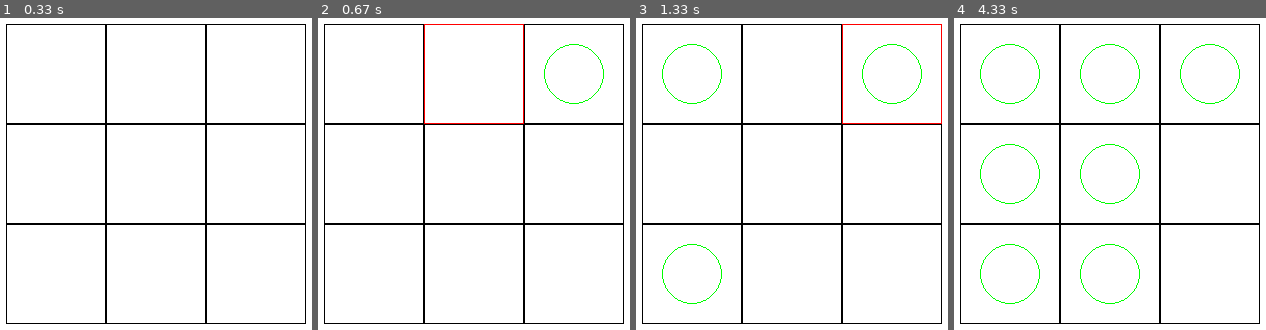
Above: before the commit, frames 1-4 (left to right).
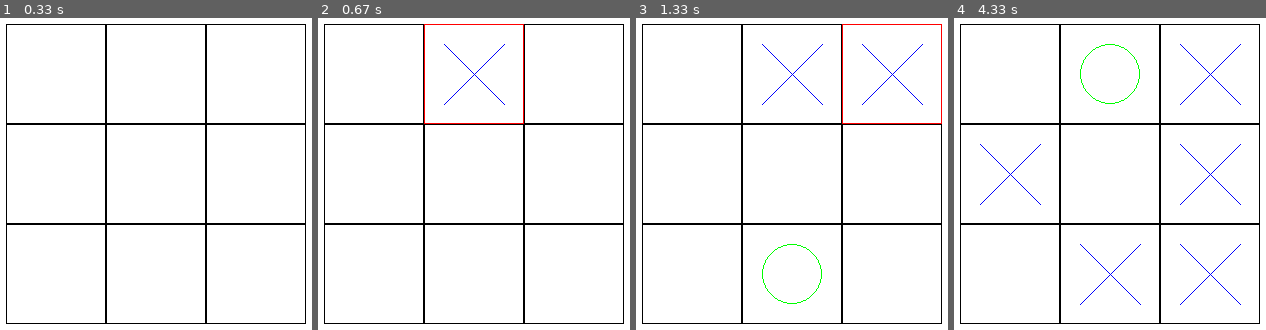
Above: after the commit, the same moments.

Repository: 01010101-coder/tic-tac-toe_pygame
Game: pygame game, started from main.py
Two runs of this game, one before a commit and one after it. Both use one fixed random seed, a clock stepped at 60 frames per second and the inputs below.
Inputs (mouse positions are in pixels of both pictures, inside the frame that each line leads up to):
- Up to frame 1 (0.33 s): no input
- Up to frame 2 (0.67 s): press the mouse at (573, 74) at 0.37 s; move the mouse to (511, 55) at 0.47 s; release the mouse at (452, 36) at 0.6 s
- Up to frame 3 (1.33 s): press the mouse at (692, 74) at 0.7 s; move the mouse to (760, 177) at 0.8 s; release the mouse at (829, 280) at 0.93 s; press the mouse at (692, 273) at 1.03 s; move the mouse to (779, 186) at 1.13 s; release the mouse at (870, 102) at 1.27 s
- Up to frame 4 (4.33 s): press the mouse at (1010, 174) at 1.37 s; move the mouse to (1053, 264) at 1.47 s; release the mouse at (outside the picture) at 1.6 s; press the mouse at (1110, 74) at 1.7 s; move the mouse to (1106, 158) at 1.8 s; release the mouse at (1103, 242) at 1.93 s; press the mouse at (1010, 74) at 2.03 s; move the mouse to (1128, 214) at 2.13 s; release the mouse at (outside the picture) at 2.27 s; press the mouse at (1010, 74) at 2.37 s; move the mouse to (1122, 102) at 2.47 s; release the mouse at (1234, 130) at 2.6 s; press the mouse at (1010, 273) at 2.7 s; move the mouse to (1085, 186) at 2.8 s; release the mouse at (1156, 102) at 2.93 s; press the mouse at (1010, 74) at 3.03 s; move the mouse to (985, 127) at 3.13 s; release the mouse at (960, 177) at 3.27 s; press the mouse at (1110, 273) at 3.37 s; move the mouse to (1069, 301) at 3.47 s; release the mouse at (outside the picture) at 3.6 s; press the mouse at (1110, 273) at 3.7 s; move the mouse to (1138, 261) at 3.8 s; release the mouse at (1169, 245) at 3.93 s; press the mouse at (1110, 174) at 4.03 s; move the mouse to (1041, 92) at 4.13 s; release the mouse at (outside the picture) at 4.27 s

Frame 1 is identical in both runs. In frame 2, 0.3% of the frame differs, in the area x 40-92%, y 8-28%; in frame 3, 0.9%; in frame 4, 1.6%, in the area x 8-92%, y 8-92%.

Commit message:
players turns

Diff:
--- a/classes.py
+++ b/classes.py
@@ -15,6 +15,12 @@
         pygame.draw.rect(screen, self.color, pygame.Rect(self.x, self.y, self.height, self.width), 1)
         if self.condition == 1:
             pygame.draw.circle(screen, (0, 255, 0), ( self.x + round(self.width/2), self.y + round(self.height/2)), 30, 1)
+        if self.condition == 2:
+            pygame.draw.line(screen, (0, 0, 255), [self.x+20, self.y+20],
+                             [self.x+self.width-20, self.y+self.height-20], 1)
+
+            pygame.draw.line(screen, (0, 0, 255), [self.x + self.width - 20, self.y + 20],
+                             [self.x + 20, self.y + self.height - 20], 1)
 
     def checkCursor(self, cursor):
         self.isCursorOn = [False, False]
@@ -27,9 +33,14 @@
         else:
             self.color = (0, 0, 0)
 
-    def changeCondition(self):
-        if self.condition != 0:
-            return 0;
+    def changeCondition(self, player_turn):
         if self.isCursorOn[0] and self.isCursorOn[1]:
-            self.condition = 1
-            print('Done it')
+            if player_turn == 1:
+                self.condition = 1
+            elif player_turn == 2:
+                self.condition = 2
+
+
+def checkVictory(squares, player_turn):
+    for square in squares:
+        pass
--- a/main.py
+++ b/main.py
@@ -17,19 +17,28 @@
         x += 100
     y += 100
 
+player_turn = 2
+
 running = True
 while running:
+    cursor = pygame.mouse.get_pos()
 
     for event in pygame.event.get():
         if event.type == pygame.QUIT:
             running = False
-        if event.type == pygame.MOUSEBUTTONDOWN:
+        if event.type == pygame.MOUSEBUTTONUP:
             for square in squares:
                 square.checkCursor(cursor)
-                square.changeCondition()
+                square.changeCondition(player_turn)
+            print(player_turn)
+            if player_turn == 1:
+                player_turn = 2
+            else:
+                player_turn = 1
+
 
     screen.fill((255, 255, 255))
-    cursor = pygame.mouse.get_pos()
+
 
     for square in squares:
         square.draw(screen)
